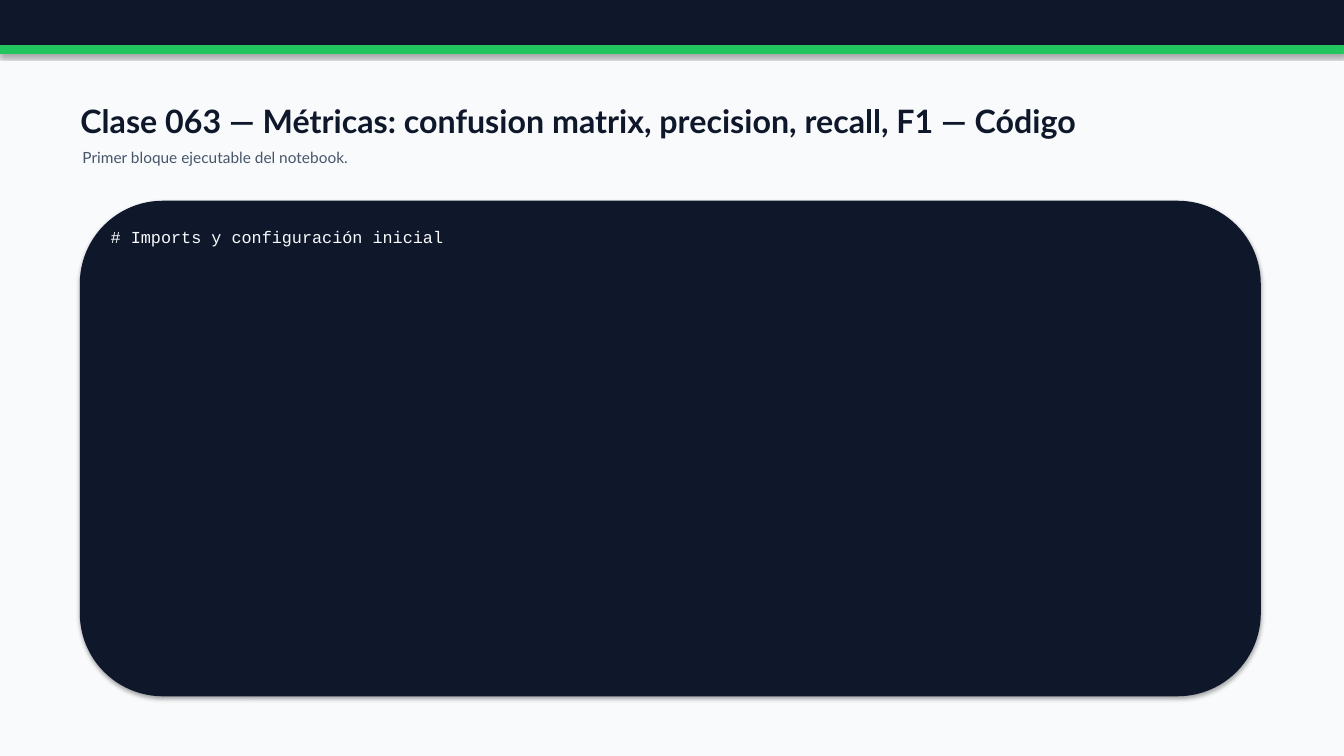
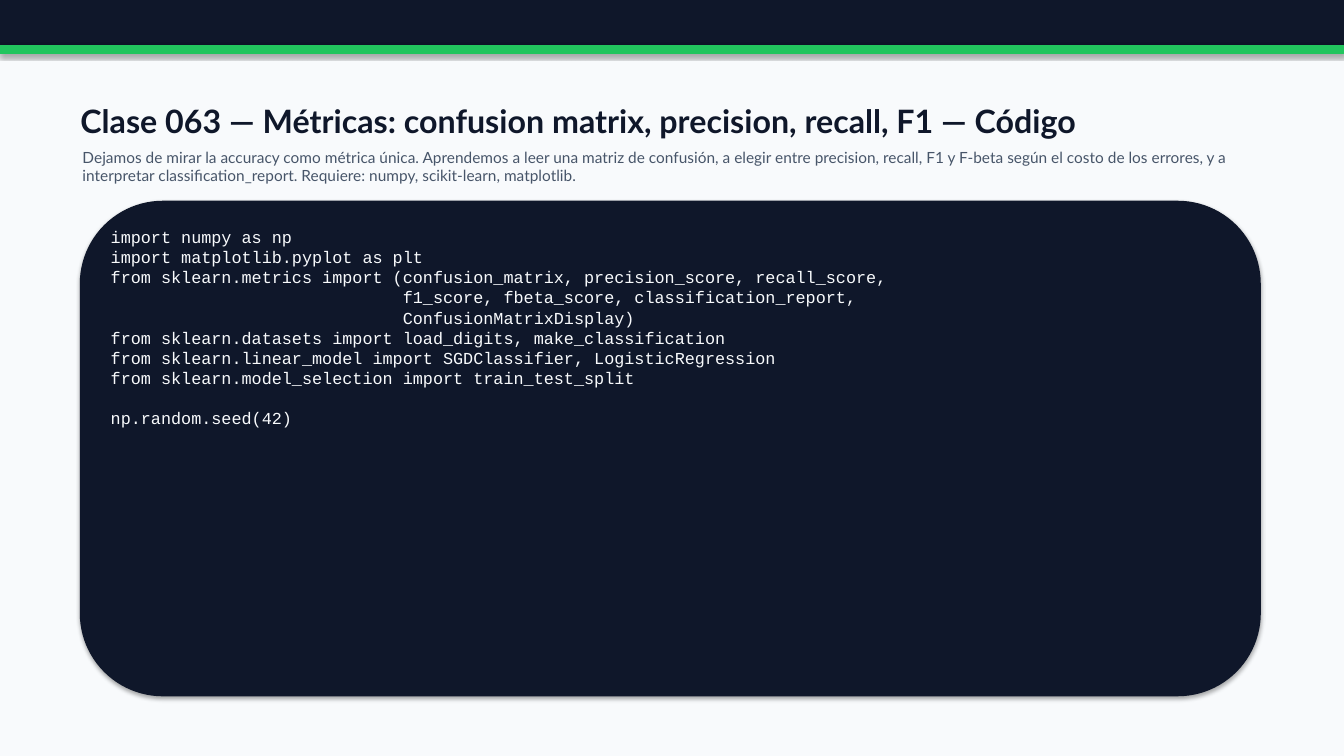
Before and after one commit to vladimiracunadev-create/python-data-science-bootcamp, a slide deck: slide 74 of docs/presentaciones/parts/parte-1-machine-learning-clasico-completa.pptx. Drawn at 1344x756 pixels with LibreOffice and Linux fonts; fonts in the diff are those of the drawing. Boxes give left, top, right and bottom in pixels: in the first picture for what was removed or moved away, otherwise in the second. Text is boxed around its words. In the diff, an @@ line names an element or a change of style, - is before the commit and + after.

```diff
--- a/docs/presentaciones/parts/parte-1-machine-learning-clasico-completa.pptx
+++ b/docs/presentaciones/parts/parte-1-machine-learning-clasico-completa.pptx
@@ text at box(82, 151, 1226, 184): text changed @@
-Primer bloque ejecutable del notebook.
+Dejamos de mirar la accuracy como métrica única. Aprendemos a leer una matriz de confusión, a elegir entre precision, recall, F1 y F-beta según el costo de los errores, y a interpretar classification_report. Requiere: numpy, scikit-learn, matplotlib.
@@ text at box(111, 231, 886, 428): text changed @@
-# Imports y configuración inicial
+import numpy as np
+import matplotlib.pyplot as plt
+from sklearn.metrics import (confusion_matrix, precision_score, recall_score,
+f1_score, fbeta_score, classification_report,
+ConfusionMatrixDisplay)
+from sklearn.datasets import load_digits, make_classification
+from sklearn.linear_model import SGDClassifier, LogisticRegression
+from sklearn.model_selection import train_test_split
+np.random.seed(42)
```
Also in this commit, not shown: 42 other slides changed, 19 other files.
